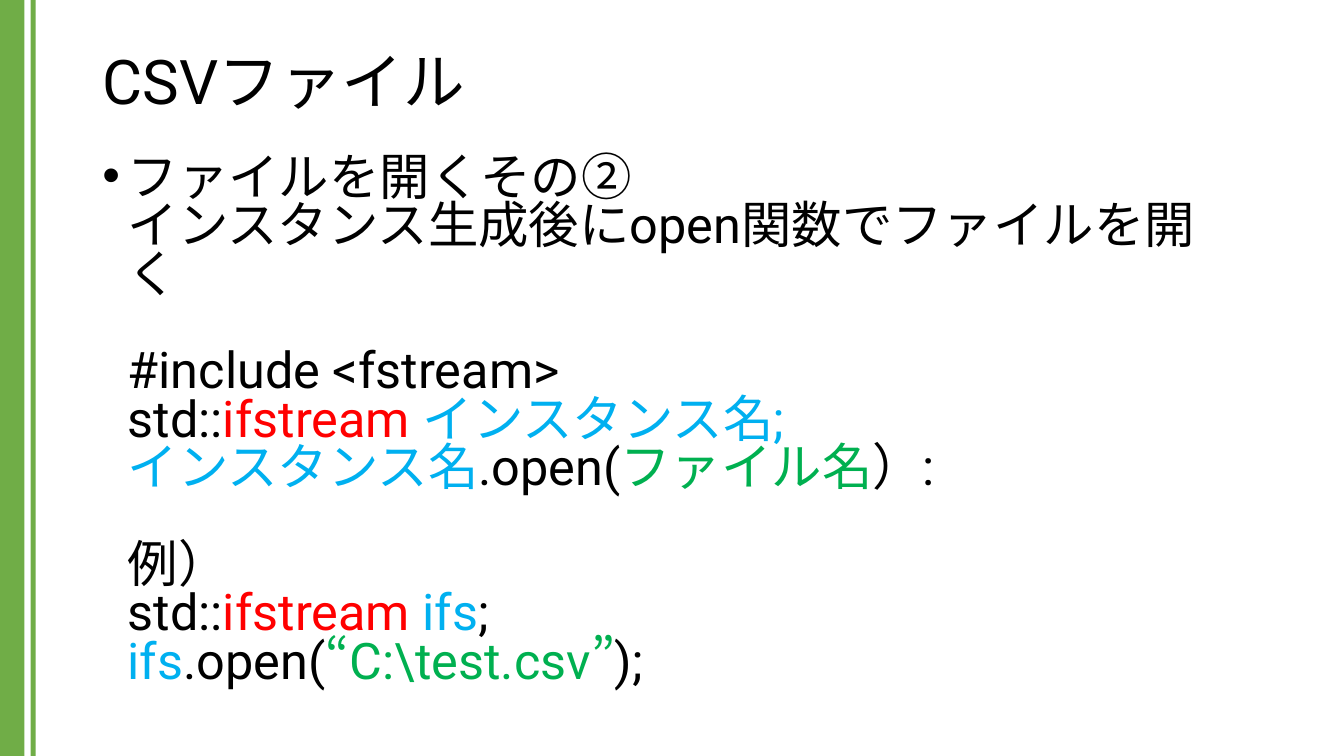
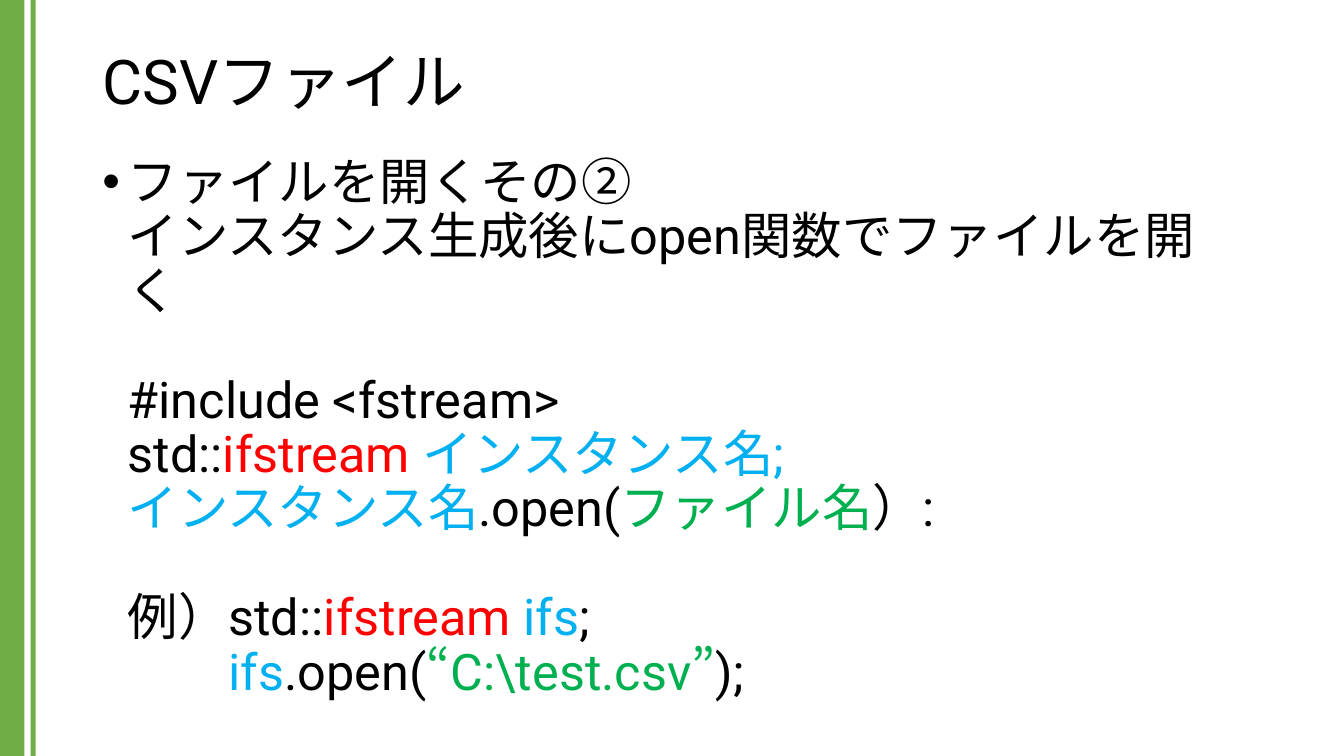
Before and after one commit to kic-murata/cpp2024, a slide deck: slide 5 of 授業資料/講義資料：CSVファイル.pptx. Drawn at 1344x756 pixels with LibreOffice and Linux fonts; fonts in the diff are those of the drawing. Boxes give left, top, right and bottom in pixels: in the first picture for what was removed or moved away, otherwise in the second. Text is boxed around its words. In the diff, an @@ line names an element or a change of style, - is before the commit and + after.

```diff
--- a/授業資料/講義資料：CSVファイル.pptx
+++ b/授業資料/講義資料：CSVファイル.pptx
@@ text at box(128, 157, 1195, 702): text changed @@
-• ファイルを開くその②
-  インスタンス生成後にopen関数でファイルを開く
-  #include <fstream>
-  std::ifstream インスタンス名;
-  インスタンス名.open(ファイル名）:
-  例）
-  std::ifstream ifs;
-  ifs.open(“C:\test.csv”);
+• ファイルを開くその②
+  インスタンス生成後にopen関数でファイルを開く
+  #include <fstream>
+  std::ifstream インスタンス名;
+  インスタンス名.open(ファイル名）:
+  例）std::ifstream ifs;
+  ifs.open(“C:\test.csv”);
```
Also in this commit, not shown: 1 other slide changed, 2 other files.
